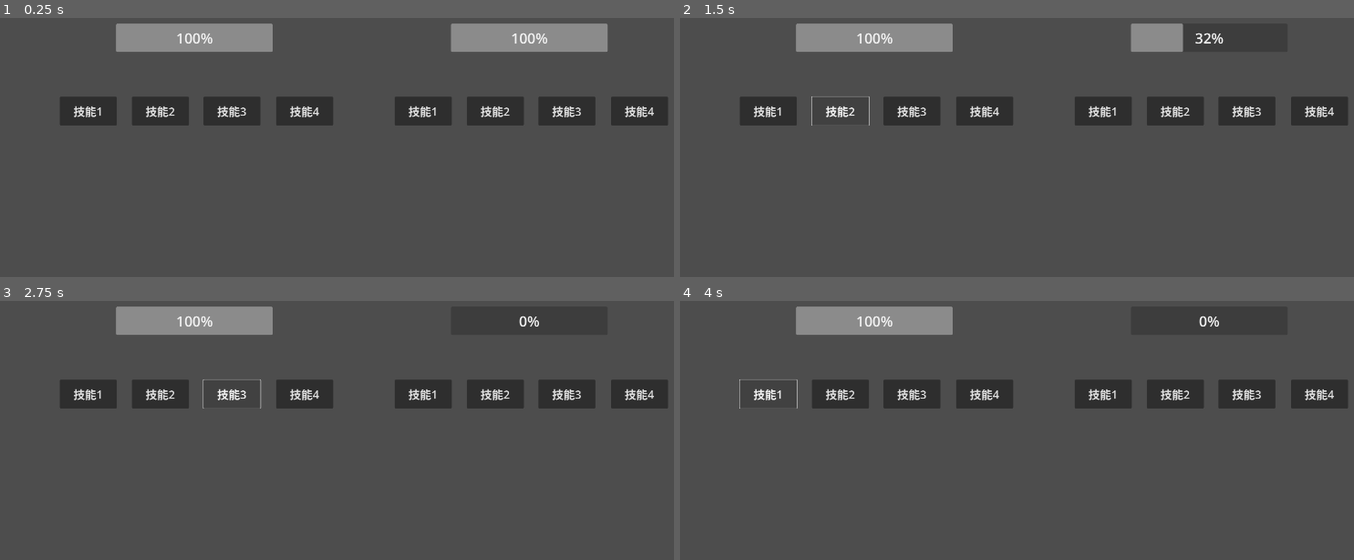
Above: before the commit, frames 1-4 (two rows, left to right).
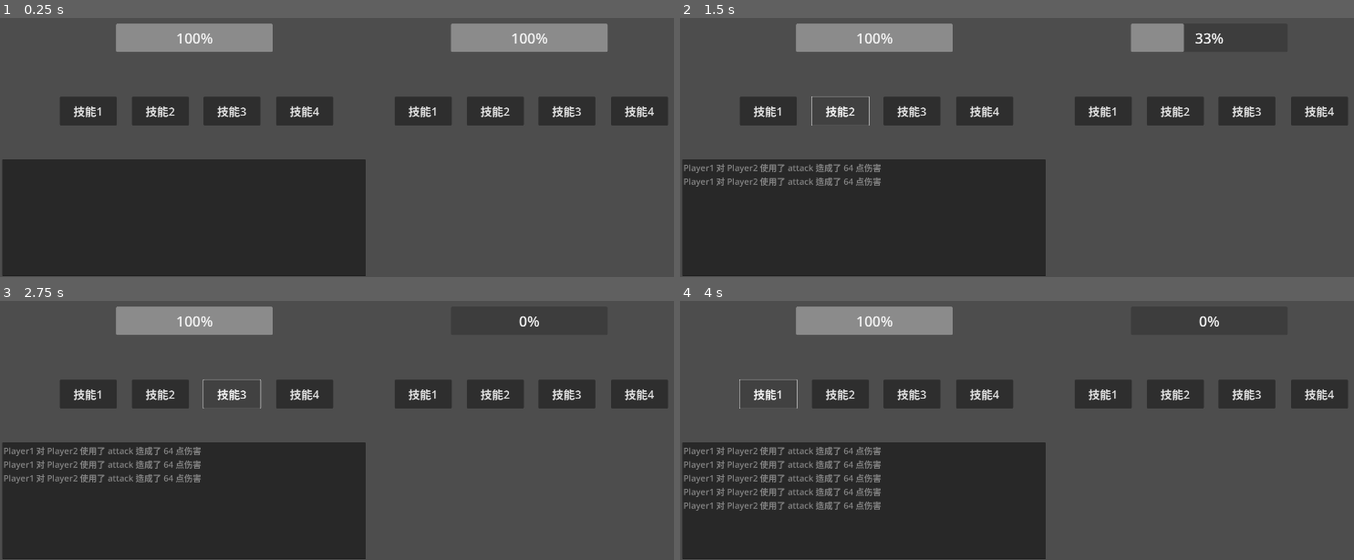
Above: after the commit, the same moments.

Repository: Zhniing/dokemon
Game: Godot game, scene res://arena.tscn
Same seed, same stepped clock (60 frames per second), same inputs: the game is played once before the commit and once after it.
Inputs:
- Up to frame 1 (0.25 s): no input
- Up to frame 2 (1.5 s): click "技能1" at 0.5 s; click "技能2" at 1.25 s
- Up to frame 3 (2.75 s): click "技能3" at 2 s
- Up to frame 4 (4 s): click "技能4" at 2.75 s; click "技能1" at 3.5 s

The runs differ from the first frame. In frame 1, 24% of the frame differs, in the area x 0-55%, y 54-100%; in frame 2, 24%; in frame 3, 24%; in frame 4, 23%.

Commit message:
feat(UI): add a battle log

Diff:
--- a/arena.tscn
+++ b/arena.tscn
@@ -141,3 +141,12 @@
 offset_bottom = 300.0
 theme_override_font_sizes/font_size = 40
 text = "技能4"
+
+[node name="BattleLog" type="TextEdit" parent="."]
+layout_mode = 0
+offset_left = 8.0
+offset_top = 987.0
+offset_right = 1283.0
+offset_bottom = 1397.0
+theme_override_font_sizes/font_size = 30
+editable = false
--- a/move.gd
+++ b/move.gd
@@ -12,8 +12,12 @@
 	var power = 90
 
 	# Deal the damage
-	var damage = calc_damage(lv, att, def, power)
+	var damage = int(calc_damage(lv, att, def, power))
 	t.hero.hp -= damage
+
+	# Update the battle log
+	var log = $/root/Arena/BattleLog
+	log.text += s.name + " 对 " + t.name + " 使用了 " + "attack" + " 造成了 " + str(damage) + " 点伤害" + "\n"
 
 	# Update the UI
 	t.get_node("HP").value = t.hero.hp
